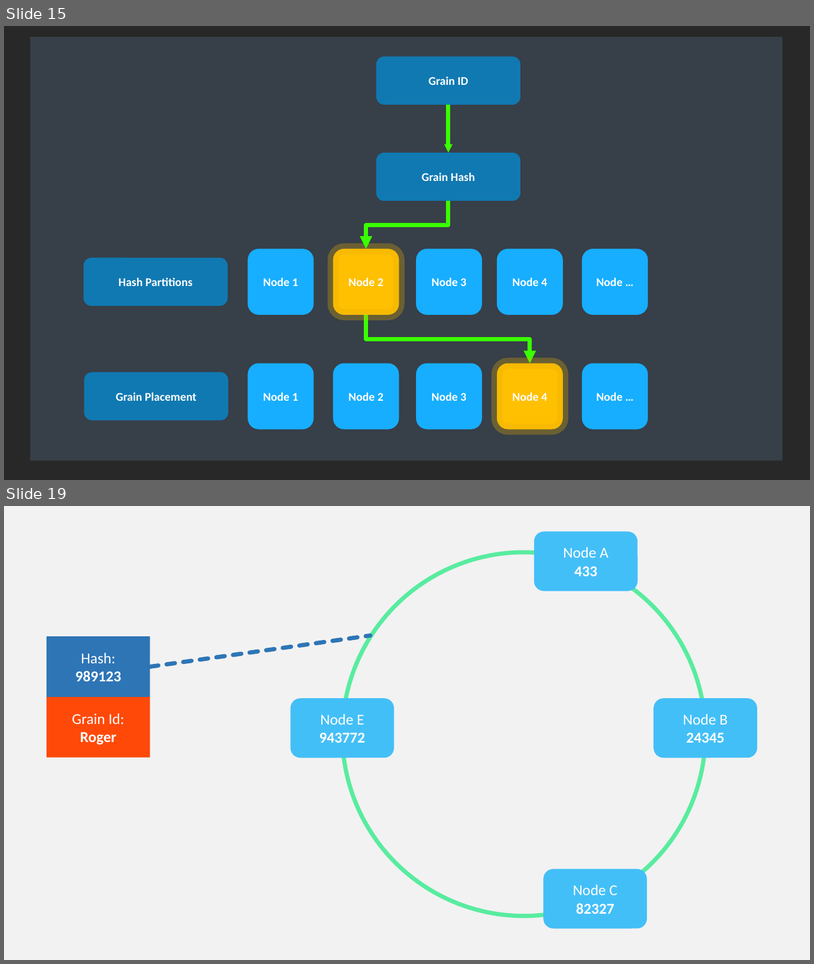
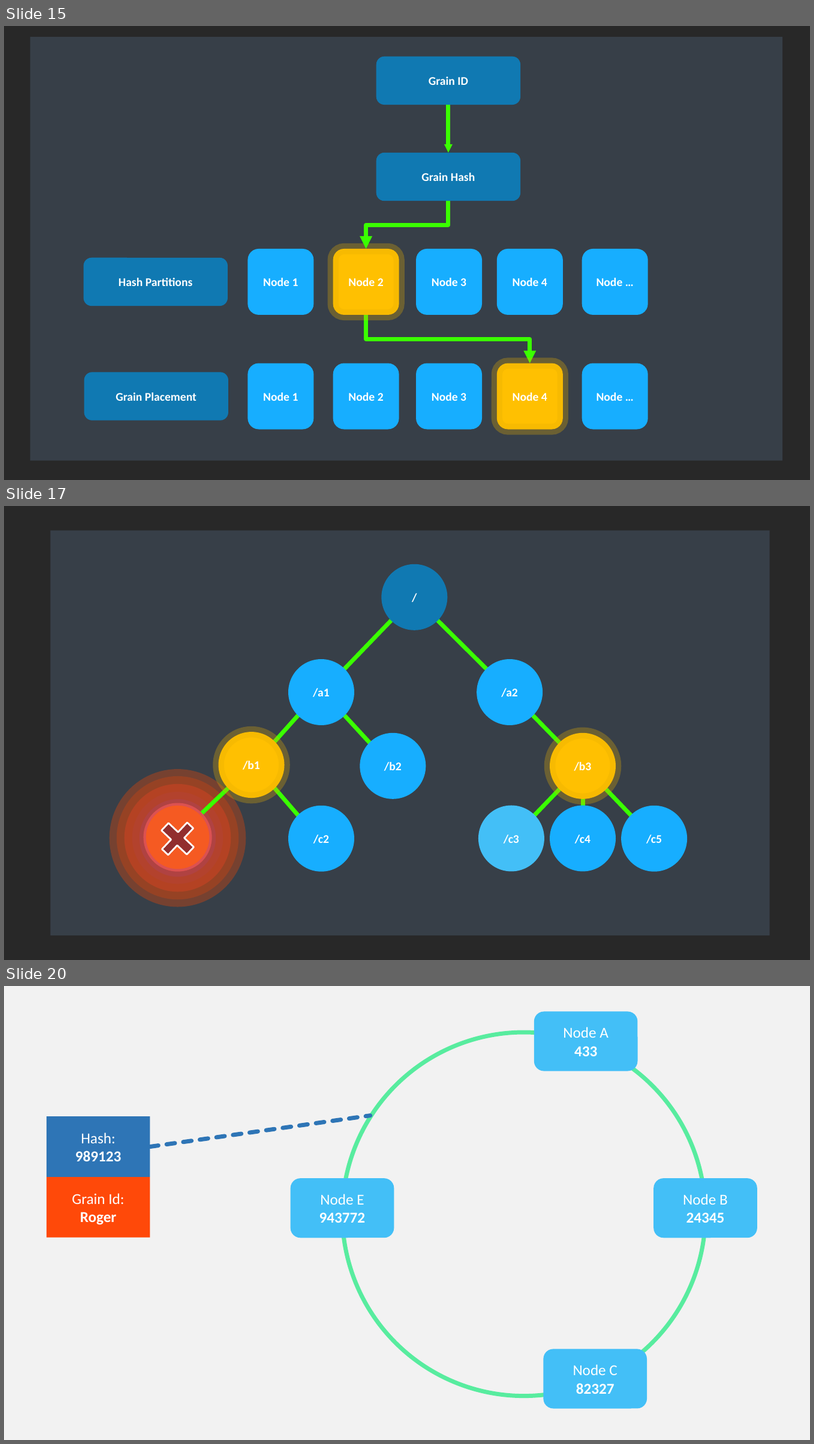
Before and after one commit to asynkron/website, a slide deck: media/logo.pptx. Shown one above the other, each under a label of ours: slides 15 and 19 before the commit, slides 15, 17 and 20 after it; the slides between them are not shown. The pictures are 814x964 and 814x1444 pixels, drawn with LibreOffice and Linux fonts; fonts in the diff are those of the drawing. Boxes give left, top, right and bottom in pixels: in the first picture for what was removed or moved away, otherwise in the second. Text is boxed around its words. In the diff, an @@ line names an element or a change of style, - is before the commit and + after.

```diff
--- a/media/logo.pptx
+++ b/media/logo.pptx
@@ slide 17 added at [4, 506, 810, 960], background #282828 @@
@@ rectangle added at [51, 530, 770, 935], fill #373F48 @@
@@ ellipse added at [381, 564, 447, 630], fill #1079B2, 14 pt, text #FFFFFF, bold @@
+/
@@ line added from (391, 621) to (345, 669), #3AFF00 5 pt @@
@@ line added from (438, 621) to (487, 669), #3AFF00 5 pt @@
@@ ellipse added at [288, 659, 354, 725], fill #17AEFF, 14 pt, text #FFFFFF, bold @@
+/a1
@@ ellipse added at [477, 659, 543, 725], fill #17AEFF, 14 pt, text #FFFFFF, bold @@
+/a2
@@ line added from (298, 715) to (275, 741), #3AFF00 5 pt @@
@@ line added from (345, 715) to (370, 742), #3AFF00 5 pt @@
@@ line added from (533, 715) to (560, 742), #3AFF00 5 pt @@
@@ ellipse added at [219, 732, 285, 798], fill #FFC001, outline #E5AD03 13.25 pt, 14 pt, text #FFFFFF, bold @@
+/b1
@@ ellipse added at [360, 733, 426, 799], fill #17AEFF, 14 pt, text #FFFFFF, bold @@
+/b2
@@ ellipse added at [550, 733, 616, 799], fill #FFC001, outline #E5AD03 13.25 pt, 14 pt, text #FFFFFF, bold @@
+/b3
@@ ellipse added at [125, 784, 231, 891], fill #B04242, outline #B6431A 18.5 pt @@
@@ ellipse added at [125, 784, 231, 891], outline #B6431A 35.75 pt @@
@@ line added from (228, 788) to (201, 814), #3AFF00 5 pt @@
@@ line added from (275, 788) to (298, 815), #3AFF00 5 pt @@
@@ line added from (560, 789) to (535, 815), #3AFF00 5 pt @@
@@ line added from (606, 789) to (632, 815), #3AFF00 5 pt @@
@@ ellipse added at [145, 804, 211, 870], fill #F55A22, outline #DB5151 3 pt @@
@@ ellipse added at [288, 805, 354, 871], fill #17AEFF, 14 pt, text #FFFFFF, bold @@
+/c2
@@ ellipse added at [479, 805, 545, 871], fill #43BFF7, 14 pt, text #FFFFFF, bold @@
+/c3
@@ ellipse added at [550, 805, 616, 871], fill #17AEFF, 14 pt, text #FFFFFF, bold @@
+/c4
@@ line added from (583, 799) to (583, 805), #3AFF00 5 pt @@
@@ ellipse added at [621, 805, 687, 871], fill #17AEFF, 14 pt, text #FFFFFF, bold @@
+/c5
@@ plus added at [152, 813, 203, 864], fill #922E2E, outline #FFFFFF 2 pt @@
@@ what was slide 19 is now slide 20 @@
```
Also in this commit, not shown: 1 slide changed, 2 other slides added, 2 slides removed, 13 other files.
